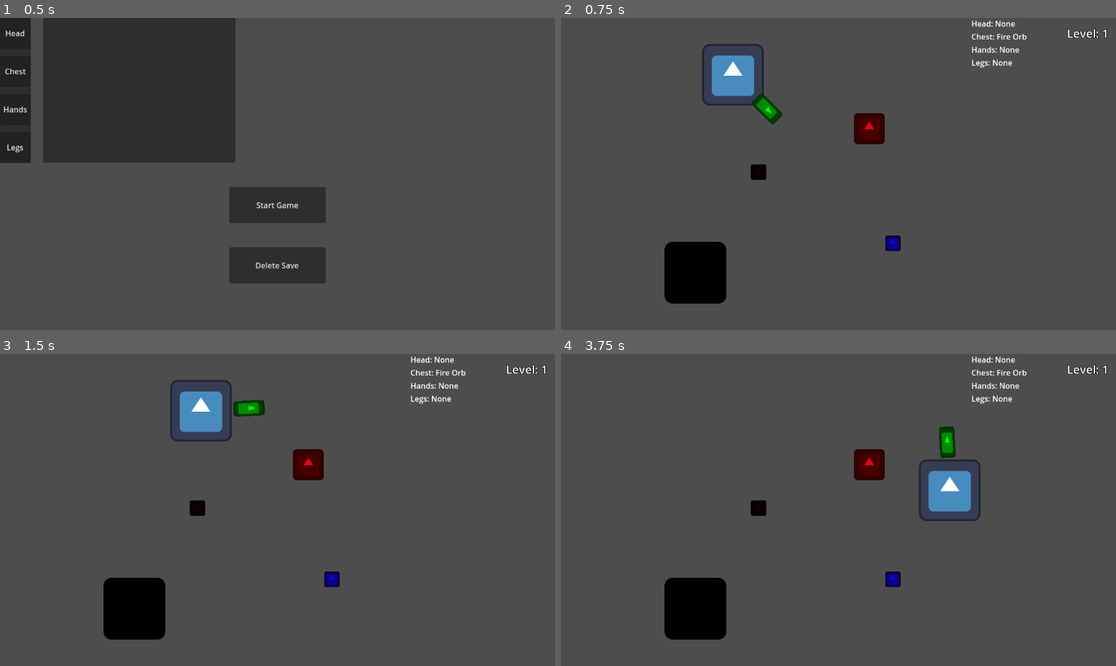
Above: before the commit, frames 1-4 (two rows, left to right).
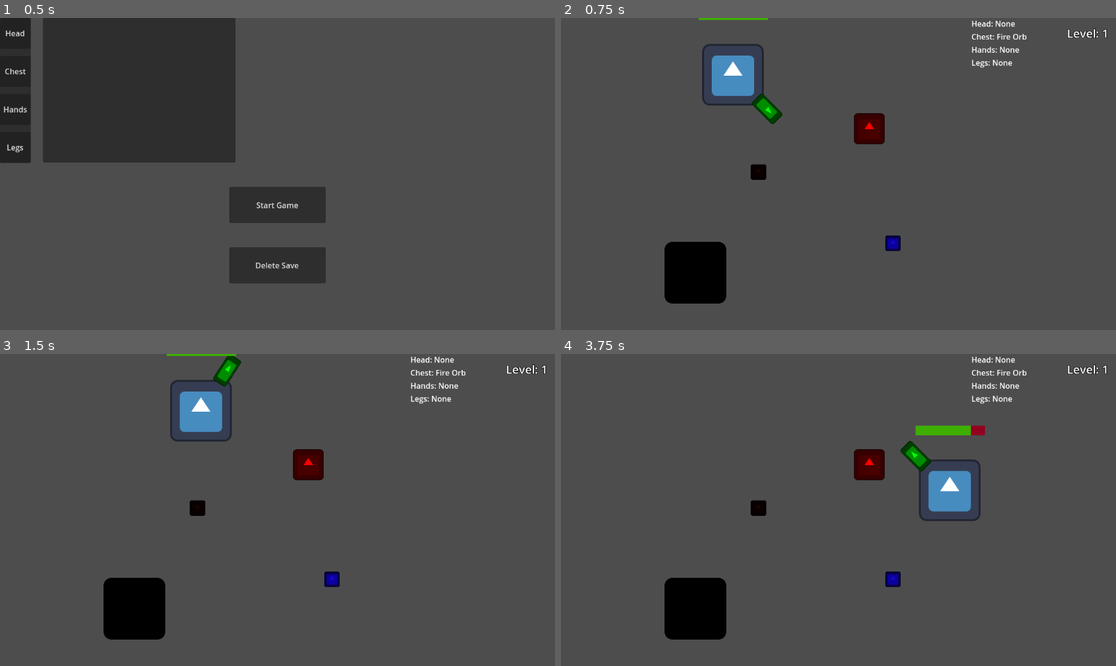
Above: after the commit, the same moments.

Repository: TRushton95/Aberration
Game: Godot game, scene res://app.tscn
Same seed, same stepped clock (60 frames per second), same inputs: the game is played once before the commit and once after it. The engine's default icon, where the game draws it, is replaced by a stand-in: a white triangle on a blue panel in a dark square.
Inputs:
- Up to frame 1 (0.5 s): no input
- Up to frame 2 (0.75 s): click "Start Game" at 0.5 s
- Up to frame 3 (1.5 s): tap Enter (attack) at 1.25, 1.35 s; hold D (move_right) from 1.28 s (still down)
- Up to frame 4 (3.75 s): release D (move_right) at 2.03 s; hold S (move_down) 2.03-2.78 s; tap Enter (attack) at 2.1, 2.85, 3.6 s; hold D (move_right) 2.78-3.53 s; hold W (move_up) from 3.53 s (still down)

Frame 1 is identical in both runs. In frame 2, less than 0.1% of the frame differs, in the area x 24-38%, y 0-1%; in frame 3, 0.6%; in frame 4, 0.9%, in the area x 61-77%, y 22-38%.

Commit message:
Add enemy damage

Diff:
--- a/src/game/entities/components/health_vital/health_vital.gd
+++ b/src/game/entities/components/health_vital/health_vital.gd
@@ -5,6 +5,7 @@
 signal max_value_changed(value: float)
 signal empty
 signal full
+signal hurt
 
 @export var _max_value : float = 100.0
 
@@ -43,6 +44,7 @@
 
 func remove(value: float) -> void:
 	set_value(_value - value)
+	hurt.emit()
 
 
 func get_value() -> float:
--- a/src/game/entities/enemy/enemy.gd
+++ b/src/game/entities/enemy/enemy.gd
@@ -1,5 +1,32 @@
 extends Entity
 class_name Enemy
+
+@export var _damage : int = 20
+
+@onready var _attack_cooldown_timer : Timer = $AttackCooldownTimer
+
+var _colliding_player : Player
+
+
+func _on_attack_cooldown_timer_timeout() -> void:
+	if _colliding_player != null:
+		_colliding_player.get_health_vital().remove(_damage)
+		_attack_cooldown_timer.start()
+
+
+func _on_hurtbox_body_entered(body: Node2D) -> void:
+	if !body is Player:
+		return
+
+	_colliding_player = body as Player
+
+	if _attack_cooldown_timer.is_stopped():
+		_colliding_player.get_health_vital().remove(_damage)
+		_attack_cooldown_timer.start()
+
+
+func _on_hurtbox_body_exited(body: Node2D) -> void:
+	_colliding_player = null
 
 
 func _on_health_vital_value_changed(value: float) -> void:
--- a/src/game/entities/enemy/enemy.tscn
+++ b/src/game/entities/enemy/enemy.tscn
@@ -6,6 +6,9 @@
 
 [sub_resource type="RectangleShape2D" id="RectangleShape2D_mxnxk"]
 size = Vector2(60, 60)
+
+[sub_resource type="RectangleShape2D" id="RectangleShape2D_3hb6s"]
+size = Vector2(54, 54)
 
 [node name="Enemy" type="CharacterBody2D" node_paths=PackedStringArray("_health_vital")]
 collision_layer = 4
@@ -23,5 +26,18 @@
 
 [node name="HealthVital" parent="." instance=ExtResource("2_dgysd")]
 
+[node name="Hurtbox" type="Area2D" parent="."]
+collision_layer = 0
+
+[node name="CollisionShape2D" type="CollisionShape2D" parent="Hurtbox"]
+shape = SubResource("RectangleShape2D_3hb6s")
+debug_color = Color(0.961971, 0, 0.507286, 0.42)
+
+[node name="AttackCooldownTimer" type="Timer" parent="."]
+one_shot = true
+
 [connection signal="empty" from="HealthVital" to="." method="_on_health_vital_empty"]
 [connection signal="value_changed" from="HealthVital" to="." method="_on_health_vital_value_changed"]
+[connection signal="body_entered" from="Hurtbox" to="." method="_on_hurtbox_body_entered"]
+[connection signal="body_exited" from="Hurtbox" to="." method="_on_hurtbox_body_exited"]
+[connection signal="timeout" from="AttackCooldownTimer" to="." method="_on_attack_cooldown_timer_timeout"]
--- a/src/game/entities/player/player.gd
+++ b/src/game/entities/player/player.gd
@@ -5,6 +5,7 @@
 
 @export var _direction_component : DirectionComponent
 
+@onready var _health_bar : ProgressBar = $HealthBar
 @onready var _orb_container : Node = $OrbContainer
 @onready var _weapon : Weapon = $Sword
 
@@ -14,6 +15,14 @@
 	Enums.OrbSlot.HEAD: null,
 	Enums.OrbSlot.HANDS: null
 }
+
+
+func _on_health_vital_max_value_changed(value: float) -> void:
+	_health_bar.max_value = value
+
+
+func _on_health_vital_value_changed(value: float) -> void:
+	_health_bar.value = value
 
 
 func _on_pickup_area_body_entered(body: Node2D) -> void:
--- a/src/game/entities/player/player.tscn
+++ b/src/game/entities/player/player.tscn
@@ -11,6 +11,12 @@
 
 [sub_resource type="RectangleShape2D" id="RectangleShape2D_v0nmi"]
 size = Vector2(144, 144)
+
+[sub_resource type="StyleBoxFlat" id="StyleBoxFlat_oic1i"]
+bg_color = Color(0.574473, 0, 0.121103, 1)
+
+[sub_resource type="StyleBoxFlat" id="StyleBoxFlat_v0nmi"]
+bg_color = Color(0.243274, 0.682409, 0, 1)
 
 [node name="Player" type="CharacterBody2D" node_paths=PackedStringArray("_direction_component", "_health_vital")]
 collision_mask = 0
@@ -43,5 +49,18 @@
 
 [node name="OrbContainer" type="Node" parent="."]
 
+[node name="HealthBar" type="ProgressBar" parent="."]
+custom_minimum_size = Vector2(0, 20)
+offset_left = -71.0
+offset_top = -134.0
+offset_right = 73.0
+offset_bottom = -119.0
+theme_override_styles/background = SubResource("StyleBoxFlat_oic1i")
+theme_override_styles/fill = SubResource("StyleBoxFlat_v0nmi")
+value = 100.0
+show_percentage = false
+
+[connection signal="max_value_changed" from="HealthVital" to="." method="_on_health_vital_max_value_changed"]
+[connection signal="value_changed" from="HealthVital" to="." method="_on_health_vital_value_changed"]
 [connection signal="direction_changed" from="DirectionComponent" to="." method="_on_direction_component_direction_changed"]
 [connection signal="body_entered" from="PickupArea" to="." method="_on_pickup_area_body_entered"]
--- a/src/game/entities/weapons/weapon.gd
+++ b/src/game/entities/weapons/weapon.gd
@@ -22,6 +22,9 @@
 
 
 func fire() -> void:
+	if _is_on_cooldown:
+		return
+
 	_is_on_cooldown = true
 	_cooldown_timer.start(_cooldown_s)
 	fired.emit()
Not shown: 1 places in src/game/entities/enemy/enemy.tscn that only renumber resources
Not shown: 1 places in src/game/entities/player/player.tscn that only renumber resources
